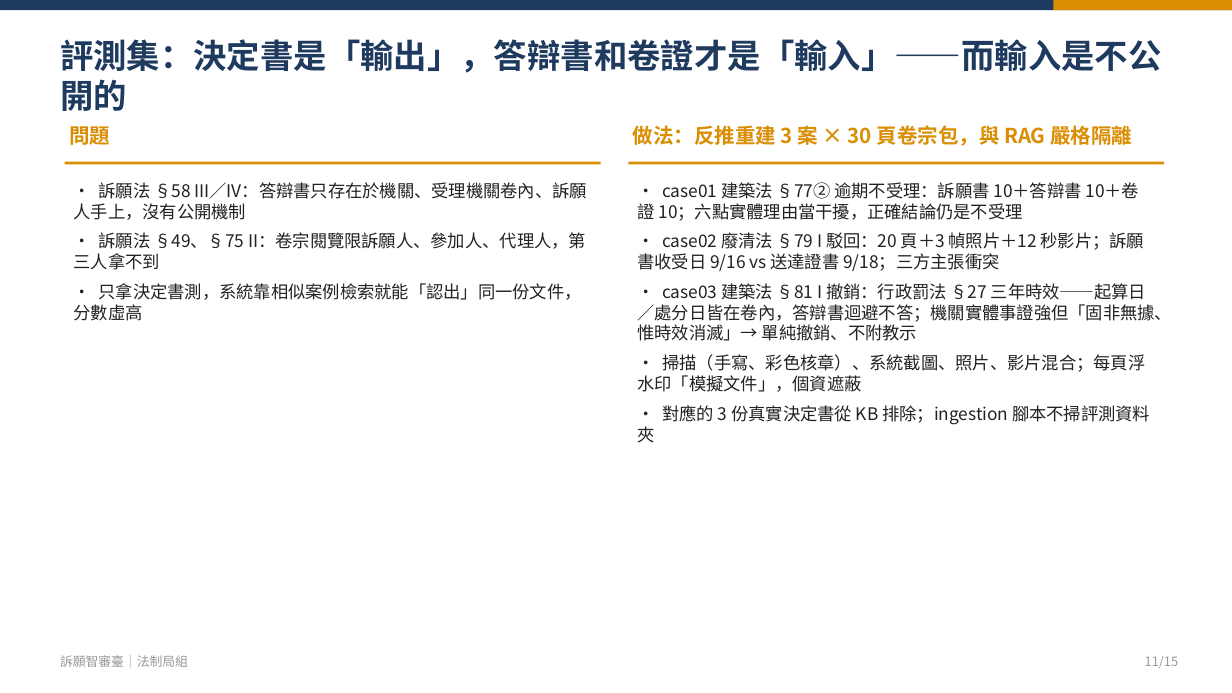
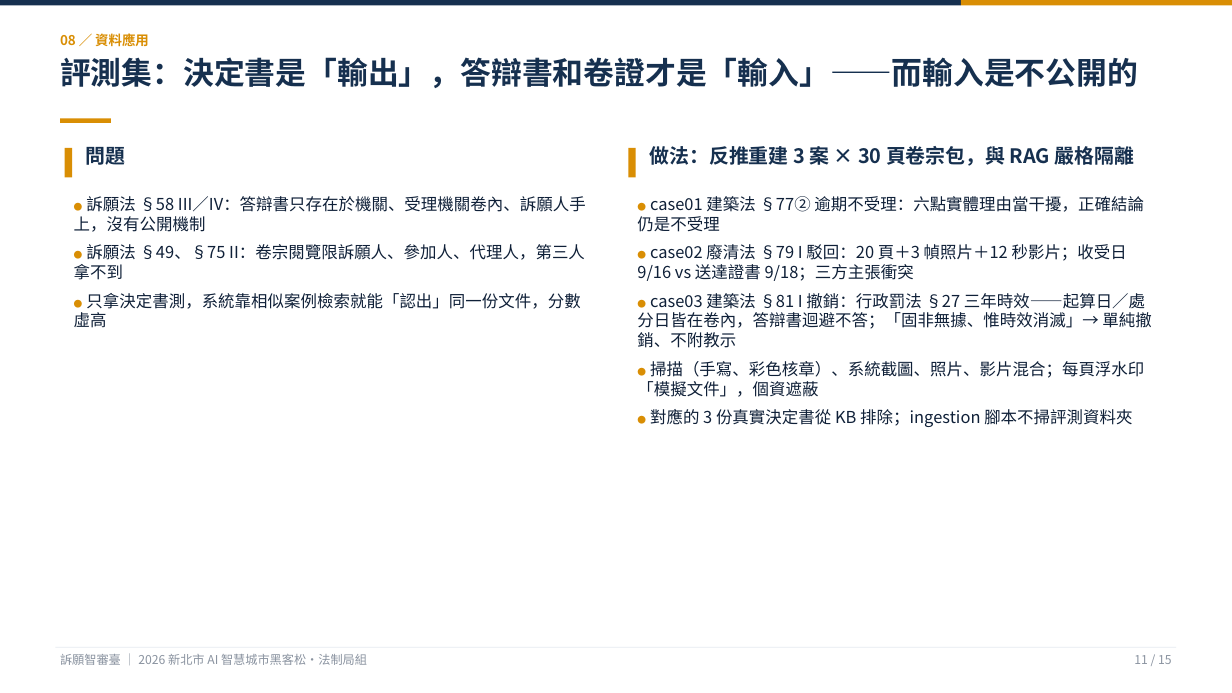
Before and after one commit to KevinMursh/hackathon_wisxxxx, a slide deck: slide 11 of docs/提案/提案簡報-訴願智審臺.pptx. Drawn at 1232x693 pixels with LibreOffice and Linux fonts; fonts in the diff are those of the drawing. Boxes give left, top, right and bottom in pixels: in the first picture for what was removed or moved away, otherwise in the second. Text is boxed around its words. In the diff, an @@ line names an element or a change of style, - is before the commit and + after.

```diff
--- a/docs/提案/提案簡報-訴願智審臺.pptx
+++ b/docs/提案/提案簡報-訴願智審臺.pptx
@@ rectangle: place and size @@
-rectangle at box(0, 0, 1232, 10)
+rectangle at box(0, 0, 961, 6)
@@ rectangle at box(0, 0, 961, 6): fill #1F3A5F to #16304F @@
@@ rectangle: place and size @@
-rectangle at box(1054, 0, 1232, 10)
+rectangle at box(961, 0, 1232, 6)
@@ text "評測集：決定書是「輸出」，答辯書和卷證才是「輸入」——而輸入是不公開的": place and size @@
-text "評測集：決定書是「輸出」，答辯書和卷證才是「輸入」——而輸入是不公開的" at box(60, 39, 1162, 111)
+text "評測集：決定書是「輸出」，答辯書和卷證才是「輸入」——而輸入是不公開的" at box(60, 57, 1138, 88)
@@ text "評測集：決定書是「輸出」，答辯書和卷證才是「輸入」——而輸入是不公開的" at box(60, 57, 1138, 88): size 26 to 24 pt, text colour #1F3A5F to #16304F @@
@@ text added at box(60, 33, 149, 46), 10.5 pt, text #D98E04, bold @@
+08 ／ 資料應用
@@ rectangle added at box(60, 118, 111, 123), fill #D98E04 @@
@@ rectangle added at box(65, 148, 72, 177), fill #D98E04 @@
@@ text "問題": place and size @@
-text "問題" at box(69, 123, 110, 149)
+text "問題" at box(86, 142, 126, 169)
@@ text "問題" at box(86, 142, 126, 169): size 16 to 15.5 pt, text colour #D98E04 to #16304F @@
@@ rectangle added at box(628, 148, 636, 177), fill #D98E04 @@
@@ text "做法：反推重建 3 案 × 30 ..." at box(650, 142, 1134, 169): size 16 to 15.5 pt, text colour #D98E04 to #16304F @@
@@ text "做法：反推重建 3 案 × 30 ...": place and size @@
-text "做法：反推重建 3 案 × 30 ..." at box(633, 123, 1132, 149)
+text "做法：反推重建 3 案 × 30 ..." at box(650, 142, 1134, 169)
@@ rectangle removed at box(65, 162, 601, 165) @@
@@ rectangle removed at box(628, 162, 1165, 165) @@
@@ text at box(74, 196, 586, 328): text changed; size 13.5 to 12.8 pt; text colour #222222 to #0F2038 @@
-• 訴願法 §58 III／IV：答辯書只存在於機關、受理機關卷內、訴願人手上，沒有公開機制
-• 訴願法 §49、§75 II：卷宗閱覽限訴願人、參加人、代理人，第三人拿不到
-• 只拿決定書測，系統靠相似案例檢索就能「認出」同一份文件，分數虛高
+● 訴願法 §58 III／IV：答辯書只存在於機關、受理機關卷內、訴願人手上，沒有公開機制
+● 訴願法 §49、§75 II：卷宗閱覽限訴願人、參加人、代理人，第三人拿不到
+● 只拿決定書測，系統靠相似案例檢索就能「認出」同一份文件，分數虛高
@@ text at box(637, 196, 1151, 427): text changed; size 13.5 to 12.8 pt; text colour #222222 to #0F2038 @@
-• case01 建築法 §77② 逾期不受理：訴願書 10＋答辯書 10＋卷證 10；六點實體理由當干擾，正確結論仍是不受理
-• case02 廢清法 §79 I 駁回：20 頁＋3 幀照片＋12 秒影片；訴願書收受日 9/16 vs 送達證書 9/18；三方主張衝突
-• case03 建築法 §81 I 撤銷：行政罰法 §27 三年時效——起算日／處分日皆在卷內，答辯書迴避不答；機關實體事證強但「固非無據、惟時效消滅」→ 單純撤銷、不附教示
-• 掃描（手寫、彩色核章）、系統截圖、照片、影片混合；每頁浮水印「模擬文件」，個資遮蔽
-• 對應的 3 份真實決定書從 KB 排除；ingestion 腳本不掃評測資料夾
+● case01 建築法 §77② 逾期不受理：六點實體理由當干擾，正確結論仍是不受理
+● case02 廢清法 §79 I 駁回：20 頁＋3 幀照片＋12 秒影片；收受日 9/16 vs 送達證書 9/18；三方主張衝突
+● case03 建築法 §81 I 撤銷：行政罰法 §27 三年時效——起算日／處分日皆在卷內，答辯書迴避不答；「固非無據、惟時效消滅」→ 單純撤銷、不附教示
+● 掃描（手寫、彩色核章）、系統截圖、照片、影片混合；每頁浮水印「模擬文件」，個資遮蔽
+● 對應的 3 份真實決定書從 KB 排除；ingestion 腳本不掃評測資料夾
@@ rectangle added at box(55, 647, 1177, 648), fill #E6EAF0 @@
@@ text at box(60, 654, 367, 665): text changed; size 10 to 9.5 pt; text colour #999999 to #8A93A0 @@
-訴願智審臺｜法制局組
+訴願智審臺 ｜ 2026 新北市 AI 智慧城市黑客松・法制局組
@@ text at box(1134, 655, 1171, 664): text changed; size 10 to 9.5 pt; text colour #999999 to #8A93A0 @@
-11/15
+11 / 15
```
Also in this commit, not shown: 14 other slides changed, 17 other files.
